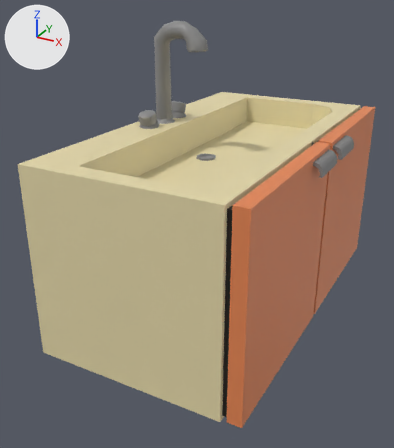
The FBX model Assets/Art/Meshes/Props/SM_Sink_Big_01.fbx as it was, and as the next commit left it.
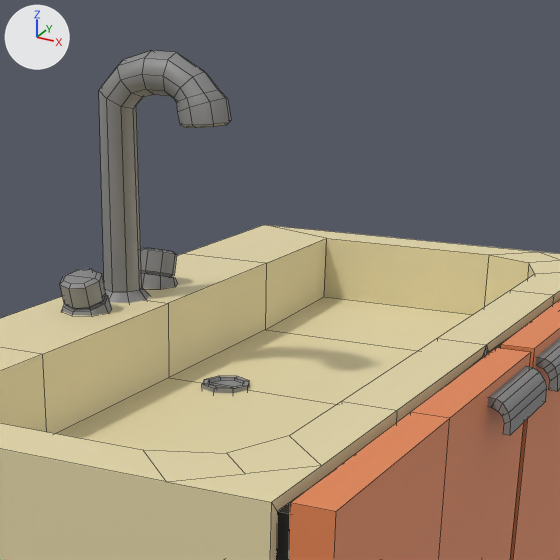
Old and new are each drawn whole from a 50 mm camera at (1.792, -1.631, 1.721) aimed at (0.455, 0.799, 0.506) and again close up on the part from 29% to 87% of the width and 0% to 51% of the height. The lights are fixed; the arrows at upper left show +X, +Y and +Z. The older version's two pictures come first. The close-ups show mesh edges as thin lines. Where no turn or scale is listed for an object, it has been applied to the vertices.

Names of what the first close-up shows: 'SM_Sink_Big_01'.
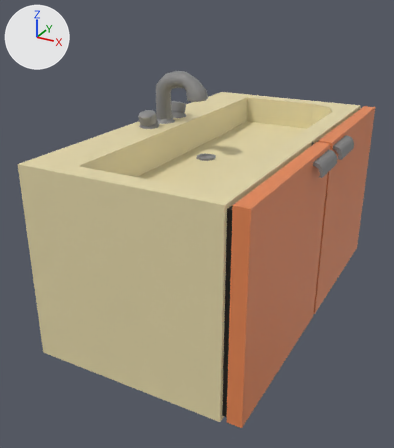
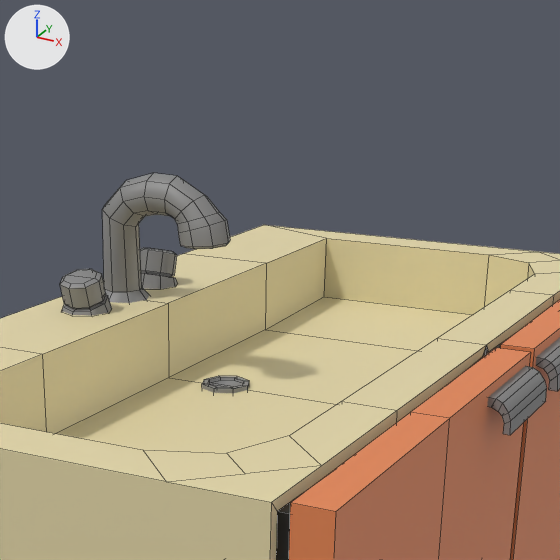
Patch to the scene script:
```diff
--- a/Assets/Art/Meshes/Props/SM_Sink_Big_01.fbx.py
+++ b/Assets/Art/Meshes/Props/SM_Sink_Big_01.fbx.py
@@ me_cube_035 @@
 # used by ob_sm_sink_big_01; location = (0.0, 0.0, 0.0)
-me_cube_035.from_pydata(...)  # 366 vertices, 331 faces; spans x 0.0..1.15, y 0.0..2.0, z 0.0..1.55
+me_cube_035.from_pydata(...)  # 366 vertices, 331 faces; spans x 0.0..1.15, y 0.0..2.0, z 0.0..1.29
+# me_cube_035 part 1: all 72 vertices in x 0.09..0.41, y 0.94..1.06, z 1.39..1.55 are moved by (0.0, 0.0, -0.26)
 me_cube_035.materials.append(mat_material)
```

Boxes [x1, y1, x2, y2] around the edits, measured in the close-ups (560 x 560 px; the box of a moved part takes in the faces that stretch with it):
'SM_Sink_Big_01', reshaped: before [0, 50, 560, 560]; after [0, 173, 560, 560]
part 1 of me_cube_035, moved or reshaped: before [99, 50, 231, 292]; after [102, 173, 230, 292]
